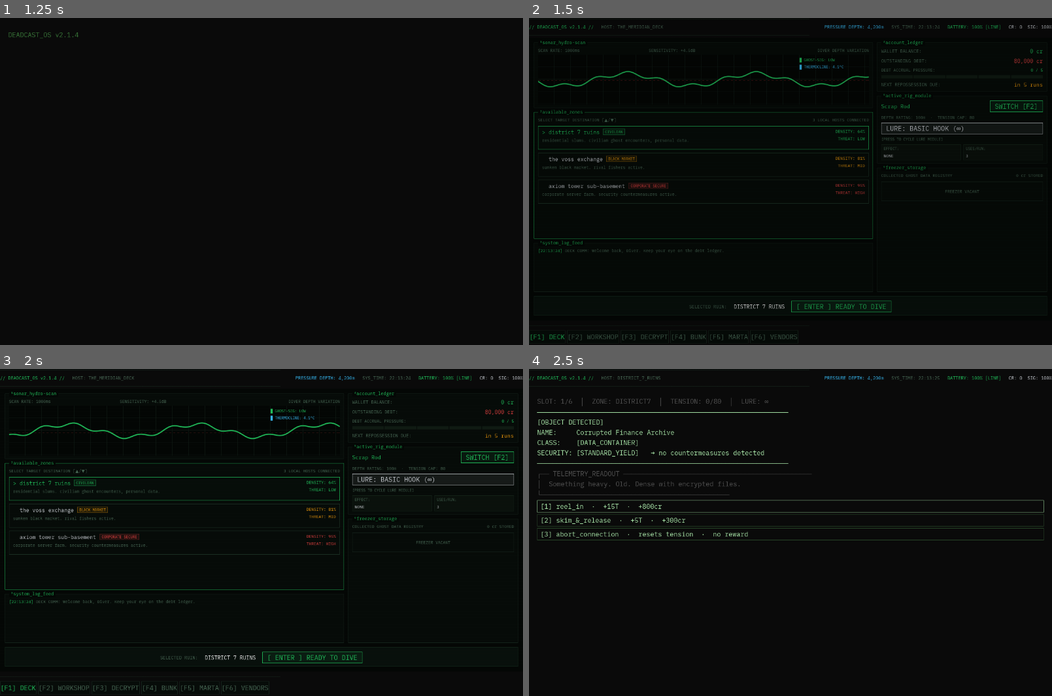
Above: before the commit, frames 1-4 (two rows, left to right).
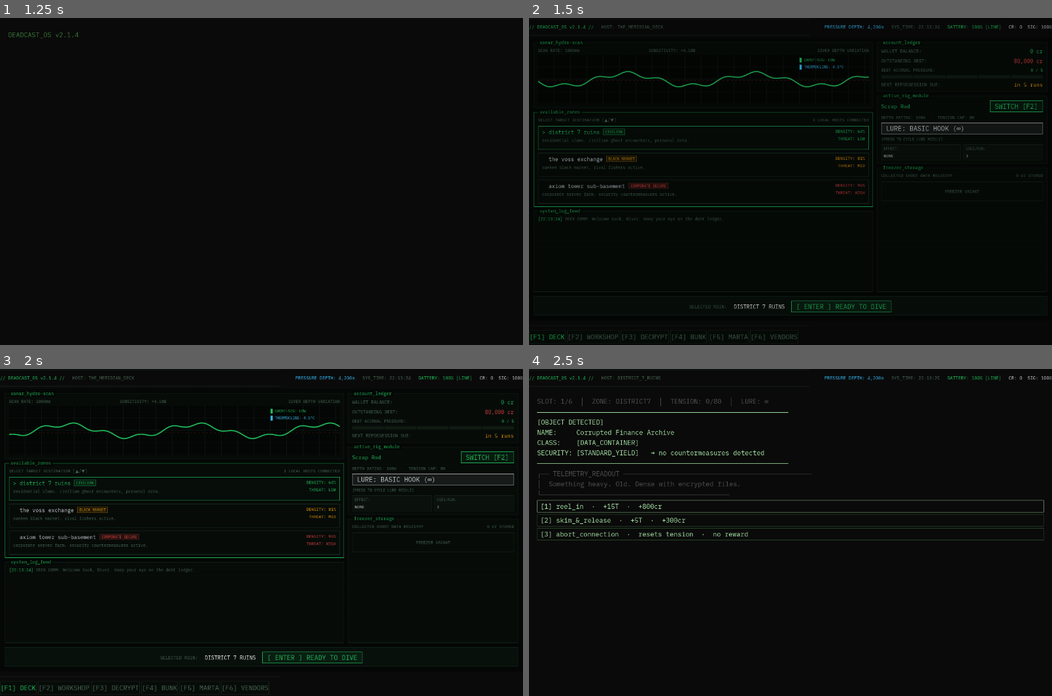
Above: after the commit, the same moments.

Repository: Teeohbee/deadcast
Game: Godot game, scene res://scenes/title_screen/TitleScreen.tscn
The game is run twice, just before and just after one commit, with the same random seed, the same clock (stepped at 60 frames per second) and the same inputs.
Inputs (mouse positions are in pixels of both pictures, inside the frame that each line leads up to):
- Up to frame 1 (1.25 s): click "new game" at 0.5 s
- Up to frame 2 (1.5 s): tap Enter at 1.25 s; move the mouse to (905, 165) at 1.27 s; hold E (tab_next) from 1.28 s (still down); click (905, 165) at 1.42 s
- Up to frame 3 (2 s): keep holding E (tab_next)
- Up to frame 4 (2.5 s): release E (tab_next) at 2 s; click "[ ENTER ] READY TO DIVE" at 2 s

Frame 1 is identical in both runs. In frame 2, 0.7% of the frame differs, in the area x 0-77%, y 6-72%; in frame 3, 0.8%; in frame 4, nothing differs.
Error in both runs: Assertion failed: UIController.initialize() must be called before navigate_to() (res://autoload/UIController.gd:30)

Commit message:
fix: shrink zone panel to content height; strip superscript number prefixes from panel titles

Diff:
--- a/scenes/barge_hub/panels/freezer_panel.gd
+++ b/scenes/barge_hub/panels/freezer_panel.gd
@@ -9,7 +9,7 @@
 var _sell_btn: Button
 
 func _ready() -> void:
-	title = "⁶freezer_storage"
+	title = "freezer_storage"
 	size_flags_vertical = Control.SIZE_EXPAND_FILL
 	_build()
 	refresh()
--- a/scenes/barge_hub/panels/ledger_panel.gd
+++ b/scenes/barge_hub/panels/ledger_panel.gd
@@ -11,7 +11,7 @@
 var _due_value: Label
 
 func _ready() -> void:
-	title = "⁴account_ledger"
+	title = "account_ledger"
 	_build()
 	EventBus.credits_changed.connect(_on_credits_changed)
 	refresh()
--- a/scenes/barge_hub/panels/log_feed_panel.gd
+++ b/scenes/barge_hub/panels/log_feed_panel.gd
@@ -17,8 +17,9 @@
 var _timer: Timer
 
 func _ready() -> void:
-	title = "³system_log_feed"
+	title = "system_log_feed"
 	custom_minimum_size = Vector2(0, 120)
+	size_flags_vertical = Control.SIZE_EXPAND_FILL
 
 	_rtl = RichTextLabel.new()
 	_rtl.bbcode_enabled = true
--- a/scenes/barge_hub/panels/rig_panel.gd
+++ b/scenes/barge_hub/panels/rig_panel.gd
@@ -11,7 +11,7 @@
 var _uses_value: Label
 
 func _ready() -> void:
-	title = "⁵active_rig_module"
+	title = "active_rig_module"
 	_build()
 	refresh()
 
--- a/scenes/barge_hub/panels/sonar_panel.gd
+++ b/scenes/barge_hub/panels/sonar_panel.gd
@@ -11,7 +11,7 @@
 var _sig_label: Label
 
 func _ready() -> void:
-	title = "¹sonar_hydro-scan"
+	title = "sonar_hydro-scan"
 	custom_minimum_size = Vector2(0, 160)
 	_build()
 	EventBus.zone_changed.connect(_on_zone_changed)
--- a/scenes/barge_hub/panels/zone_panel.gd
+++ b/scenes/barge_hub/panels/zone_panel.gd
@@ -8,9 +8,8 @@
 var _names: Dictionary = {}       # zone_id -> Label
 
 func _ready() -> void:
-	title = "²available_zones"
+	title = "available_zones"
 	active = true
-	size_flags_vertical = Control.SIZE_EXPAND_FILL
 	_build()
 	EventBus.zone_changed.connect(_on_zone_changed)
 	_on_zone_changed(GameState.selected_zone)
